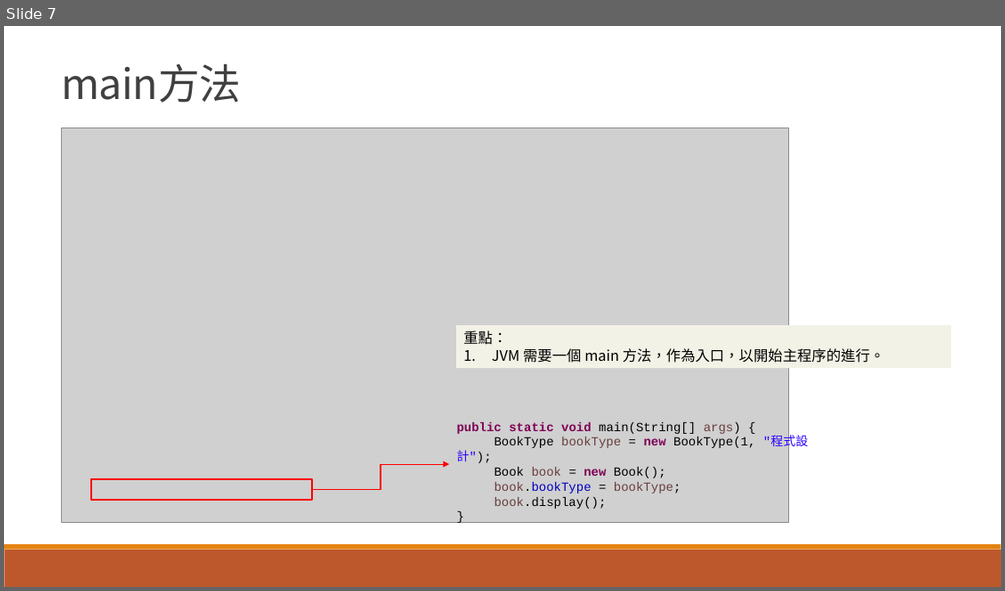
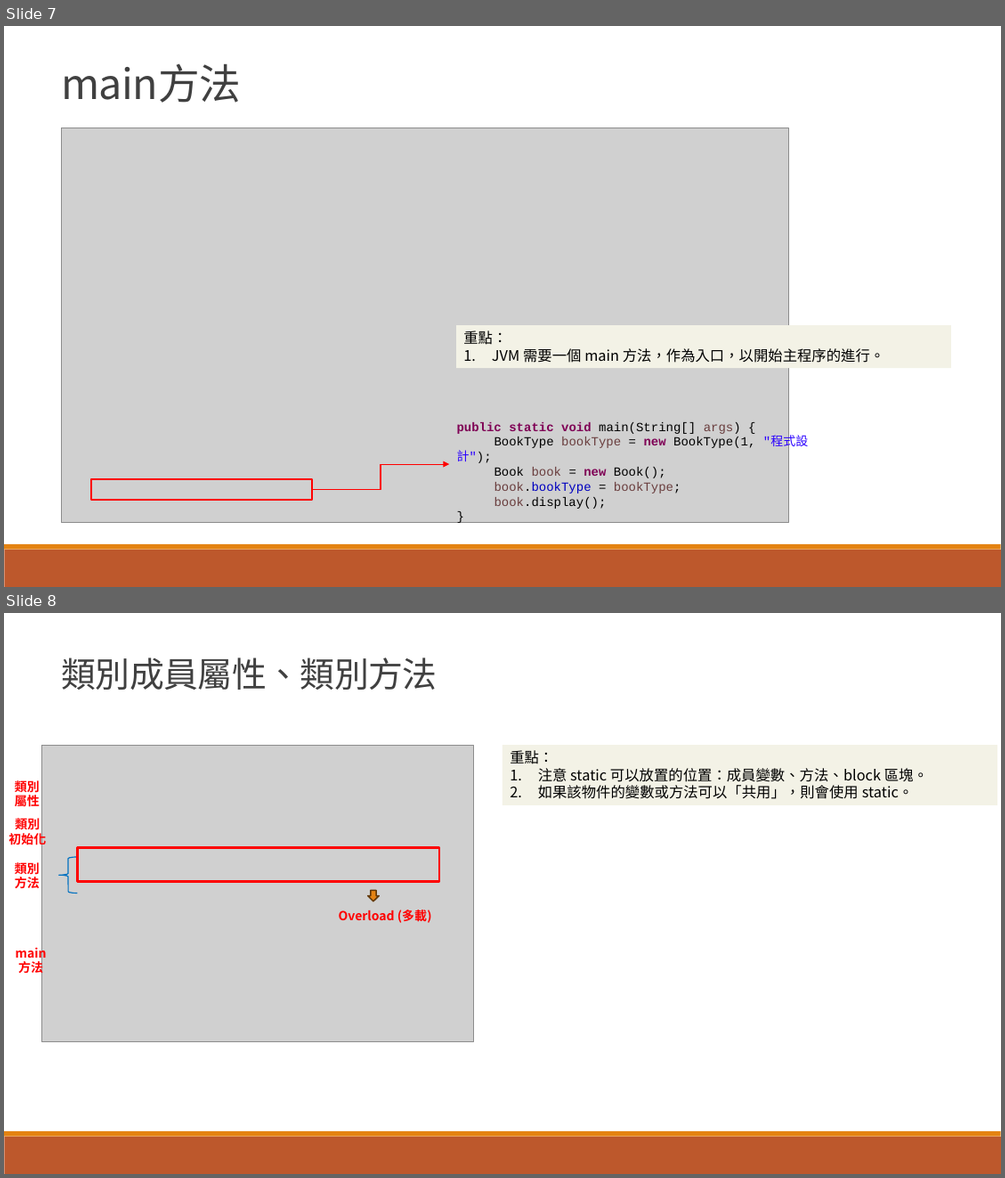
Before and after one commit to aweit-zhu/aweit-share, a slide deck: Java 相關/Java Class 簡介.pptx. Shown one above the other, each under a label of ours: slide 7 before the commit, slides 7 and 8 after it. The pictures are 1005x591 and 1005x1178 pixels, drawn with LibreOffice and Linux fonts; fonts in the diff are those of the drawing; grey boxes stand for pictures. Boxes give left, top, right and bottom in pixels: in the first picture for what was removed or moved away, otherwise in the second. Text is boxed around its words. In the diff, an @@ line names an element or a change of style, - is before the commit and + after.

```diff
--- a/Java 相關/Java Class 簡介.pptx
+++ b/Java 相關/Java Class 簡介.pptx
@@ slide 8 added at [4,613,1001,1174], background #FFFFFF; not listed: 2 template elements that a slide beside it also shows @@
@@ text added at [61,657,437,690], 33.3 pt, text #404040 @@
+類別成員屬性、類別方法
@@ picture added at [42,745,473,1041] @@
@@ rectangle added at [502,745,998,805], fill #F3F2E6, 14 pt, text #000000 @@
+重點：
+1. 注意 static 可以放置的位置：成員變數、方法、block 區塊。
+2. 如果該物件的變數或方法可以「共用」，則會使用 static。
@@ text added at [15,779,40,810], 12 pt, text #FF0000, bold @@
+類別屬性
@@ text added at [8,816,46,847], 12 pt, text #FF0000, bold @@
+類別
+初始化
@@ rectangle added at [77,848,439,882], outline #FF0000 2.25 pt @@
@@ text added at [15,860,40,888], 12 pt, text #FF0000, bold @@
+類別
+方法
@@ left brace added at [59,857,78,892], outline #0070C0 1 pt @@
@@ right arrow added at [368,891,380,901], fill #E48312, outline #643908 1.25 pt @@
@@ text added at [339,909,432,923], 12 pt, text #FF0000, bold @@
+Overload (多載)
@@ text added at [8,941,54,979], 12 pt, text #FF0000, bold @@
+main方法
```
Also in this commit, not shown: 1 slide changed, 1 other slide added, 3 other files.
